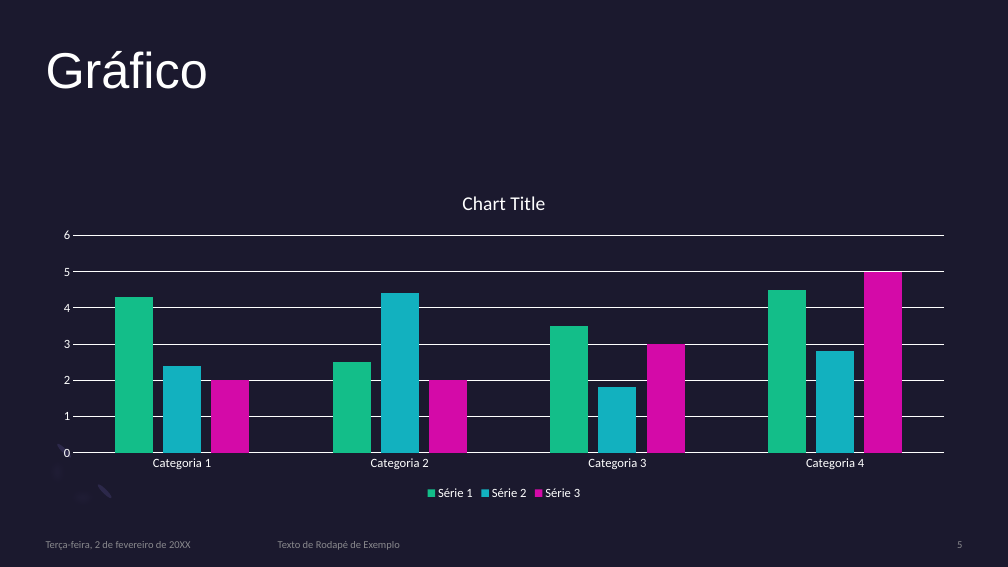
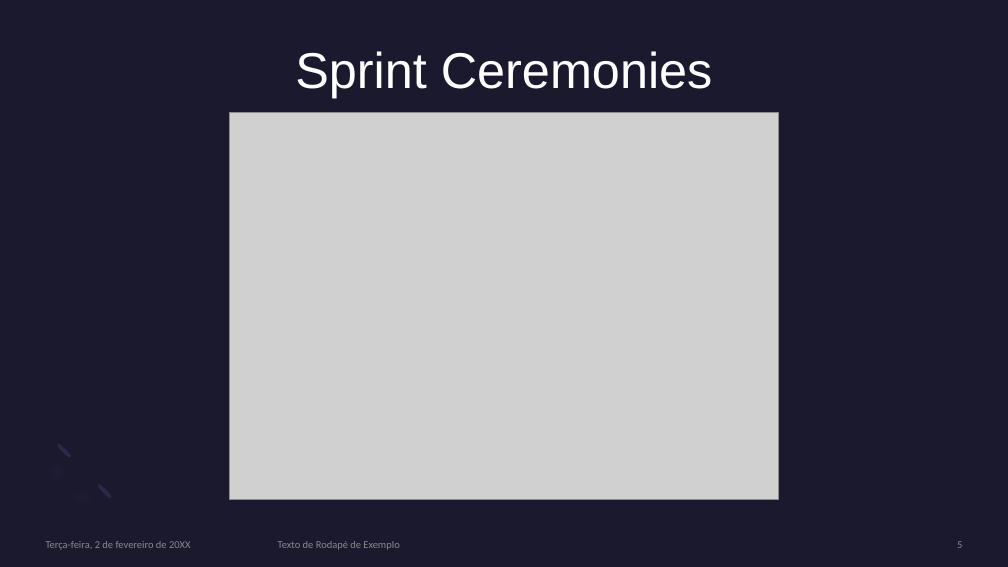
Before and after one commit to LourencoMelo/ISEP-EAPLI, a slide deck: slide 5 of eapli.base/docs/1191419/US9002/US9002PP.pptx. Drawn at 1008x567 pixels with LibreOffice and Linux fonts; fonts in the diff are those of the drawing; grey boxes stand for pictures. Boxes give left, top, right and bottom in pixels: in the first picture for what was removed or moved away, otherwise in the second. Text is boxed around its words. In the diff, an @@ line names an element or a change of style, - is before the commit and + after.

Commit message:
<L2S20-112> Changes on the PowerPoint. Adding: Sprint Ceremonies, Commits and more

```diff
--- a/eapli.base/docs/1191419/US9002/US9002PP.pptx
+++ b/eapli.base/docs/1191419/US9002/US9002PP.pptx
@@ title at [295, 51, 713, 98]: text changed @@
-Gráfico
+Sprint Ceremonies
@@ picture added at [230, 113, 779, 500] @@
@@ column chart removed at [45, 175, 963, 504] @@
-categories: Categoria 1, Categoria 2, Categoria 3, Categoria 4
-Série 1: 4.3, 2.5, 3.5, 4.5
-Série 2: 2.4, 4.4, 1.8, 2.8
-Série 3: 2, 2, 3, 5
```
Also in this commit, not shown: 1 other slide changed, 1 slide added, 6 slides removed.
